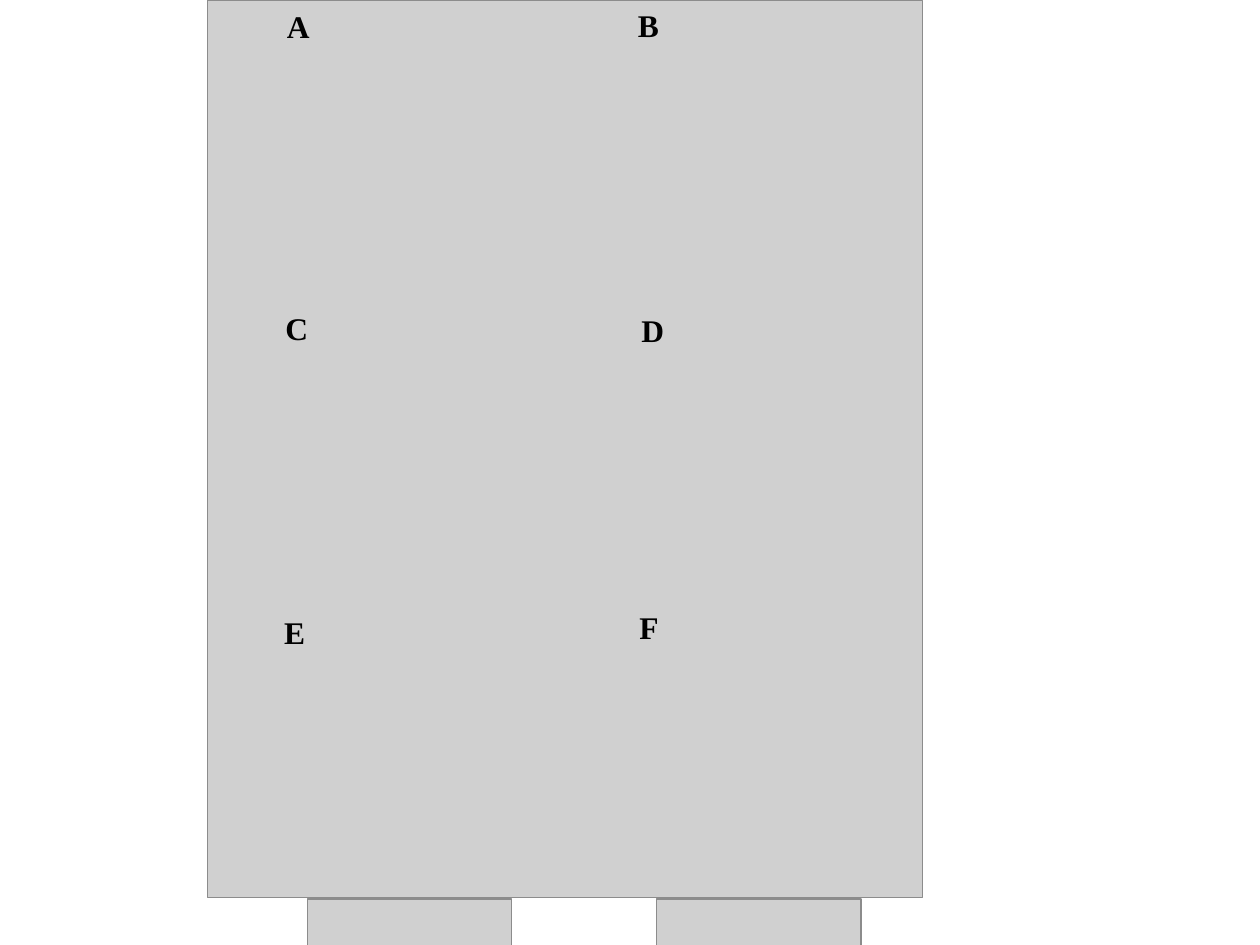
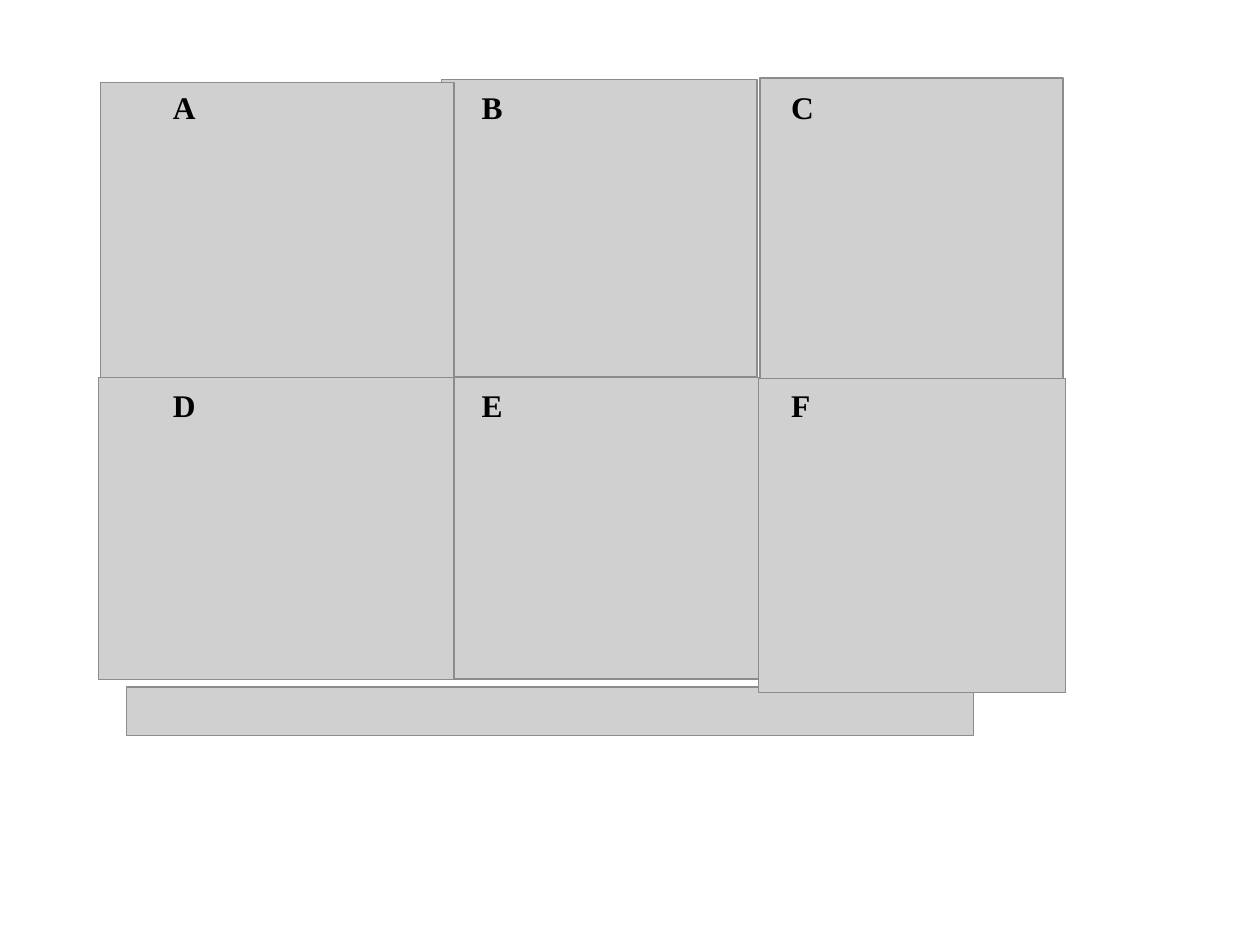
Before and after one commit to stephenrkeller/QC_architecture_of_performance_curves_poplar, a slide deck: slide 3 of Documents/Figures_related/GSL_figs.pptx (slide 1 before the commit). Drawn at 1260x945 pixels with LibreOffice and Linux fonts; fonts in the diff are those of the drawing; grey boxes stand for pictures. Boxes give left, top, right and bottom in pixels: in the first picture for what was removed or moved away, otherwise in the second. Text is boxed around its words. In the diff, an @@ line names an element or a change of style, - is before the commit and + after.

```diff
--- a/Documents/Figures_related/GSL_figs.pptx
+++ b/Documents/Figures_related/GSL_figs.pptx
@@ picture removed at (x1=207, y1=0, x2=922, y2=897) @@
@@ picture added at (x1=101, y1=82, x2=455, y2=379) @@
@@ text "A" moved from (x1=287, y1=17, x2=310, y2=38) to (x1=173, y1=98, x2=196, y2=119) @@
@@ picture added at (x1=441, y1=79, x2=757, y2=377) @@
@@ text "B" moved from (x1=638, y1=16, x2=659, y2=37) to (x1=482, y1=98, x2=503, y2=119) @@
@@ picture added at (x1=760, y1=78, x2=1063, y2=388) @@
@@ text "C" moved from (x1=285, y1=319, x2=308, y2=341) to (x1=791, y1=98, x2=814, y2=120) @@
@@ picture added at (x1=98, y1=377, x2=454, y2=679) @@
@@ text "D" moved from (x1=641, y1=321, x2=664, y2=342) to (x1=173, y1=396, x2=196, y2=417) @@
@@ picture added at (x1=454, y1=377, x2=760, y2=679) @@
@@ text "E" moved from (x1=284, y1=623, x2=305, y2=644) to (x1=482, y1=396, x2=503, y2=417) @@
@@ picture added at (x1=759, y1=379, x2=1065, y2=693) @@
@@ text "F" moved from (x1=639, y1=618, x2=658, y2=639) to (x1=791, y1=396, x2=810, y2=417) @@
@@ picture added at (x1=126, y1=687, x2=973, y2=736) @@
@@ picture removed at (x1=307, y1=898, x2=512, y2=945) @@
@@ picture removed at (x1=656, y1=898, x2=861, y2=945) @@
```
Also in this commit, not shown: 3 slides added, 1 slide removed, 7 other files.
